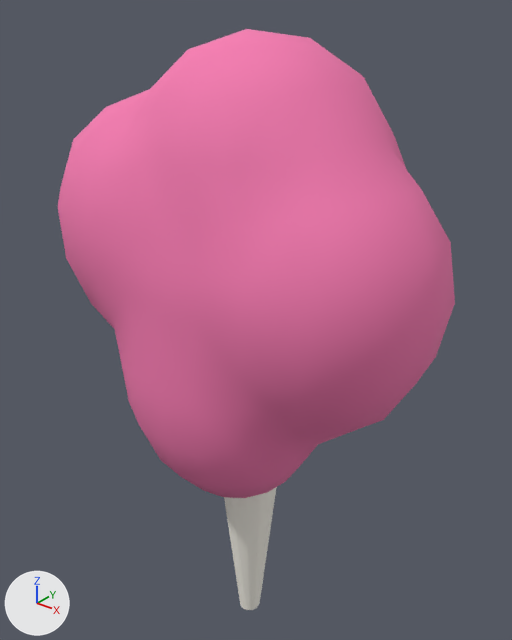
What one commit did to the FBX model art/products/CottonCandy/CottonCandy.fbx.
The view is the same before and after, from a camera (50 mm lens) standing at (0.0892, -0.1088, 0.1535) and looking at (-0.0028, 0.0062, 0.0822). Lighting does not change. The marker at lower left points along +X, +Y and +Z. The picture after the commit comes second. Objects named as collision shapes, trigger or cutter boxes, shadow casters or lower levels of detail are left out. Where no turn or scale is listed for an object, it has been applied to the vertices.

Objects in the first picture: 'CottonCandy_Body'.
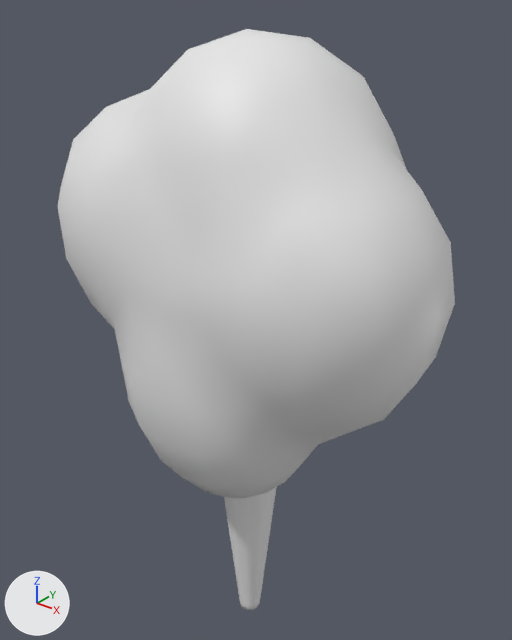
Boxes (x1, y1, x2, y2) around the edits, measured in the pictures (512 x 640 px):
'CottonCandy_Body', recoloured (pink to white): (58, 29, 455, 610) in both

The change, as a list of edits to the scene's bpy script:
```text
Add img_t_cottoncandy_n_png:
    img_t_cottoncandy_n_png = load_image('T_CottonCandy_N.png', 'T_CottonCandy_N.png', 256, 256, 'Non-Color')
Add mat_cottoncandy_gamelook:
    mat_cottoncandy_gamelook = bpy.data.materials.new('CottonCandy_GameLook')
    mat_cottoncandy_gamelook.use_nodes = True; mat_cottoncandy_gamelook.node_tree.nodes.clear()
    _N = mat_cottoncandy_gamelook.node_tree.nodes; _L = mat_cottoncandy_gamelook.node_tree.links
    n0 = _N.new('ShaderNodeBsdfPrincipled'); n0.name = 'Principled BSDF'
    n1 = _N.new('ShaderNodeOutputMaterial'); n1.name = 'Material Output'
    n2 = _N.new('ShaderNodeTexImage'); n2.name = 'Image Texture'
    n2.image = img_t_cottoncandy_n_png
    n3 = _N.new('ShaderNodeNormalMap'); n3.name = 'Normal Map'
    _L.new(n2.outputs[0], n3.inputs[1])  # 'Color' to 'Color'
    _L.new(n3.outputs[0], n0.inputs[5])  # 'Normal' to 'Normal'
    _L.new(n0.outputs[0], n1.inputs[0])  # 'BSDF' to 'Surface'
Change me_cottoncandy_surface_001:
    where me_cottoncandy_surface_001.from_pydata(...)  # 292 vertices, 576 faces; spans x -0.0439..0.0455, y -0.0287..0.0347, z 0.0..0.1447
    remove me_cottoncandy_surface_001.materials.append(mat_m_cottoncandy)  # picture img_t_cottoncandy_basecolor_png
    add me_cottoncandy_surface_001.materials.append(mat_cottoncandy_gamelook)
```
